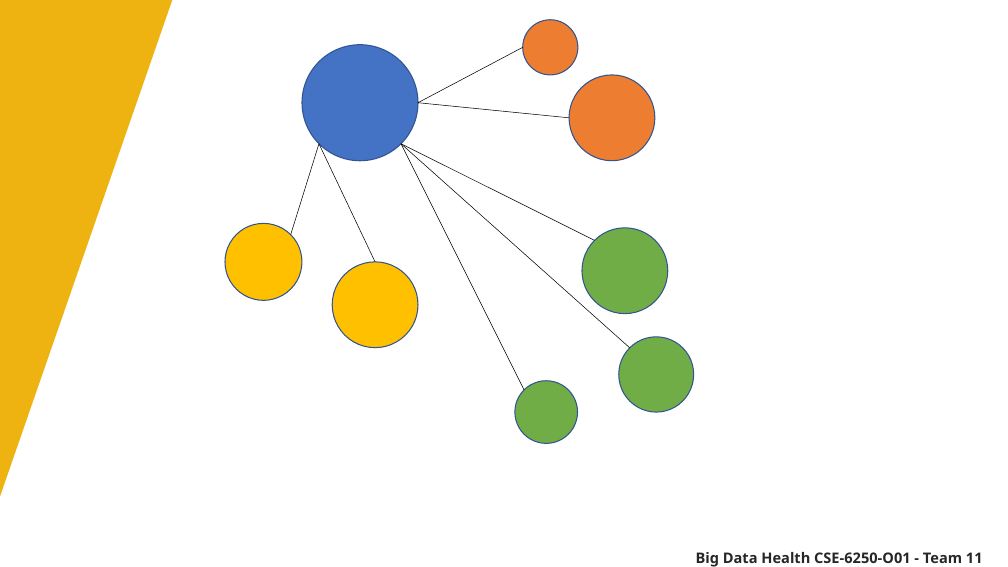
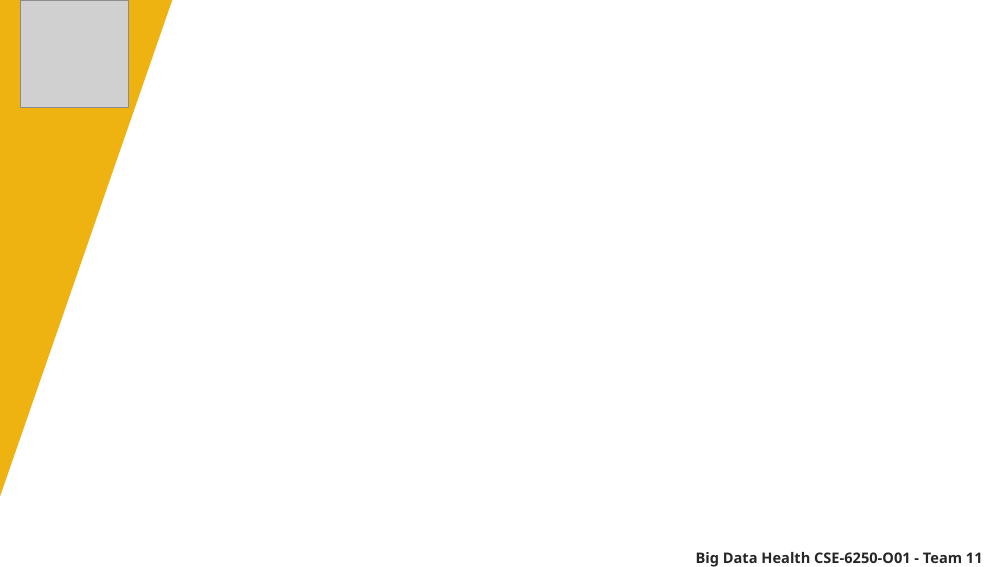
Before and after one commit to bdh-team-12/sleep-predictions-through-deep-learning, a slide deck: slide 38 of video-presentation/final-presentation.pptx (slide 4 before the commit). Drawn at 1008x567 pixels with LibreOffice and Linux fonts; fonts in the diff are those of the drawing; grey boxes stand for pictures. Boxes give left, top, right and bottom in pixels: in the first picture for what was removed or moved away, otherwise in the second. Text is boxed around its words. In the diff, an @@ line names an element or a change of style, - is before the commit and + after.

Commit message:
update ppt

```diff
--- a/video-presentation/final-presentation.pptx
+++ b/video-presentation/final-presentation.pptx
@@ picture added at (20, 0, 129, 108) @@
@@ ellipse removed at (523, 20, 578, 75) @@
@@ ellipse removed at (302, 45, 417, 160) @@
@@ line removed from (418, 103) to (523, 48) @@
@@ ellipse removed at (569, 75, 656, 161) @@
@@ line removed from (418, 103) to (569, 118) @@
@@ line removed from (319, 144) to (291, 234) @@
@@ line removed from (319, 144) to (375, 262) @@
@@ line removed from (401, 144) to (524, 390) @@
@@ line removed from (401, 144) to (630, 348) @@
@@ line removed from (401, 144) to (594, 240) @@
@@ ellipse removed at (225, 223, 302, 300) @@
@@ ellipse removed at (582, 228, 668, 314) @@
@@ ellipse removed at (332, 262, 418, 348) @@
@@ ellipse removed at (619, 337, 693, 412) @@
@@ ellipse removed at (515, 381, 578, 444) @@
```
Also in this commit, not shown: 2 other slides changed, 34 slides added.
